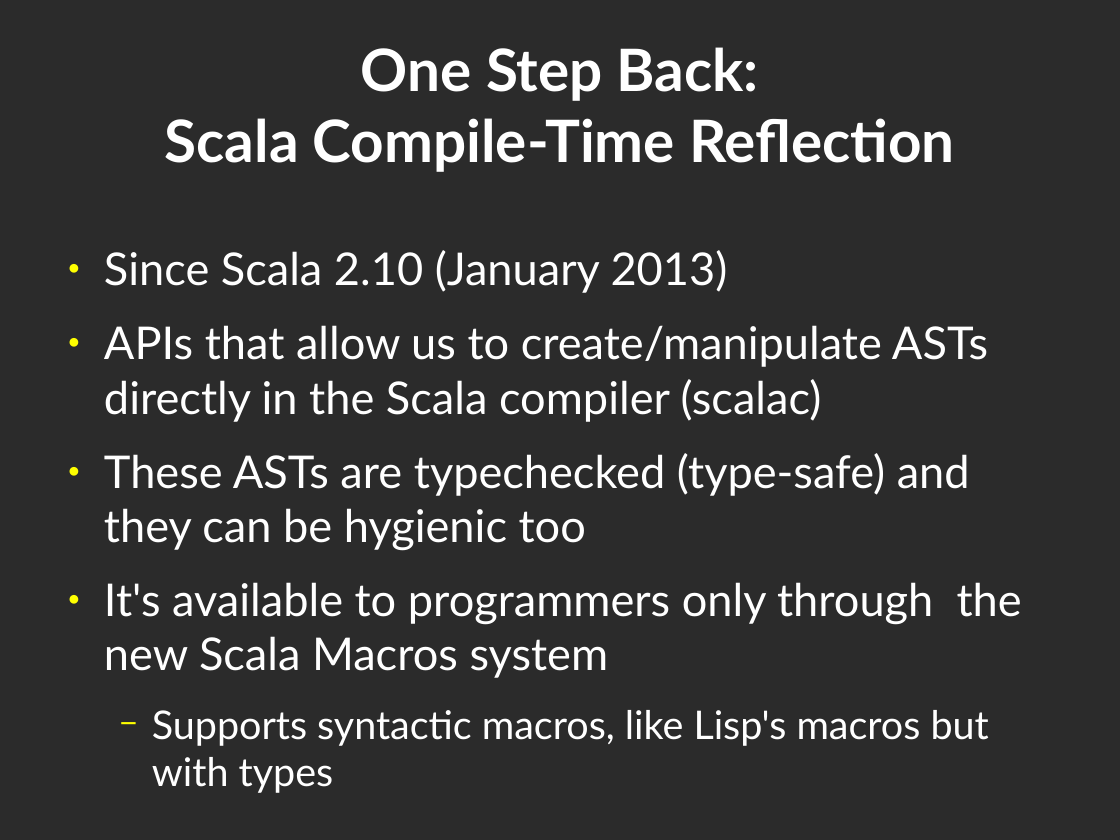
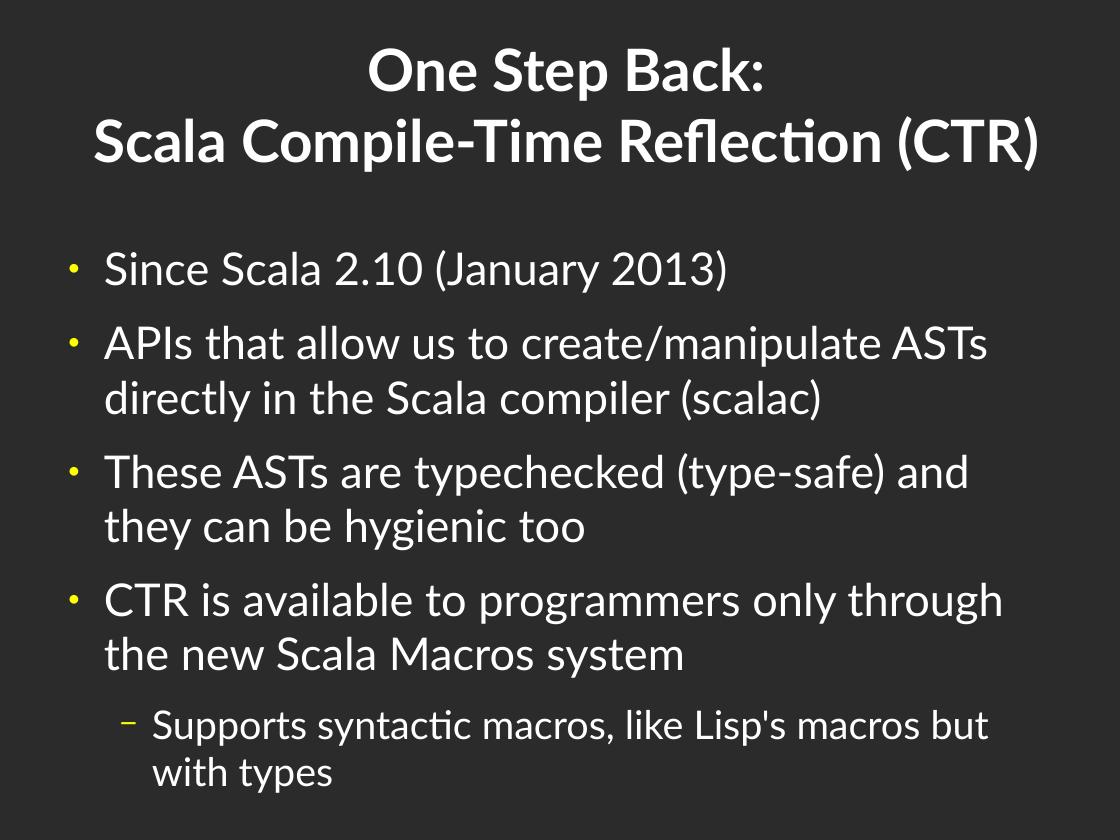
Before and after one commit to geo-kollias/msc-thesis-tex, a slide deck: slide 9 of geokollias_msc_thesis_pres.odp. Drawn at 1120x840 pixels with LibreOffice and Linux fonts; fonts in the diff are those of the drawing; background and template pictures are left out; a plain dark background stands for a picture behind light text. Boxes give left, top, right and bottom in pixels: in the first picture for what was removed or moved away, otherwise in the second. Text is boxed around its words. In the diff, an @@ line names an element or a change of style, - is before the commit and + after.

```diff
--- a/geokollias_msc_thesis_pres.odp
+++ b/geokollias_msc_thesis_pres.odp
@@ title at [93,47,1039,172]: text changed @@
-One Step Back:
-Scala Compile-Time Reflection
+One Step Back:
+Scala Compile-Time Reflection (CTR)
@@ text at [104,582,1003,678]: text changed @@
-● It's available to programmers only through the new Scala Macros system
+● CTR is available to programmers only through the new Scala Macros system
```
Also in this commit, not shown: 1 other slide changed, 1 slide added.
